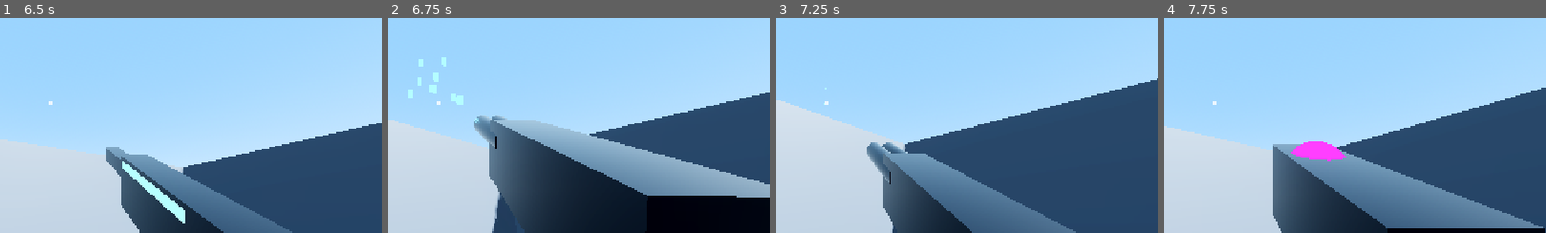
Above: before the commit, frames 1-4 (left to right).
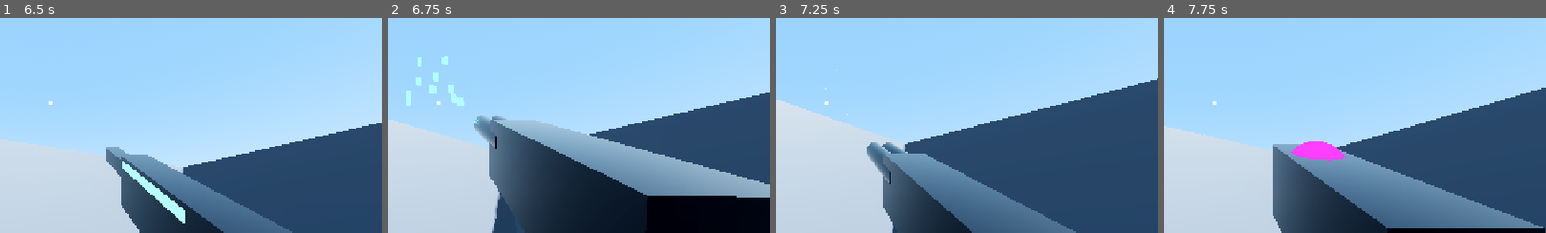
Above: after the commit, the same moments.

Repository: YuriSekaii/CyberHorde-FPS-Roguelike
Game: Godot game, scene res://scenes/main.tscn
The game is run twice, just before and just after one commit, with the same random seed, the same clock (stepped at 60 frames per second) and the same inputs.
Inputs (mouse positions are % of the whole screen's width and height, from its top left):
- Up to frame 1 (6.5 s): click "🎮 SINGLE PLAYER (SOLO)" at 0.5 s; click "DEPLOY MEDIC (1)" at 1.25 s; tap Enter at 2 s; move the mouse to (55, 50) at 2.02 s; hold Right mouse button (aim) 2.03-2.78 s; hold W (move_forward) from 2.03 s (still down); click (55, 50) at 2.17 s; tap Space (jump) at 2.27, 2.57, 3.02, 3.32, 4.52, 4.82, 5.27, 5.57, 6.02, 6.32 s; move the mouse to (45, 50) at 2.77 s; tap E (interact) at 2.85 s; move the mouse to (52, 48) at 3.52 s; press the mouse at (52, 48) at 3.53 s; move the mouse to (49, 52) at 4.27 s; release the mouse at (49, 52) at 4.28 s; tap Shift (sprint) at 4.35 s; click (49, 52) at 4.42 s; move the mouse to (57, 51) at 5.02 s; hold F8 (toggle_dmg_numbers) 5.03-5.78 s; tap R (reload) at 5.65 s; move the mouse to (42, 49) at 5.77 s; tap 1 (weapon_1) at 5.85 s
- Up to frame 2 (6.75 s): keep holding W (move_forward); move the mouse to (51, 50) at 6.52 s; hold 2 (weapon_2) from 6.53 s (still down); click (51, 50) at 6.67 s
- Up to frame 3 (7.25 s): keep holding W (move_forward); keep holding 2 (weapon_2)
- Up to frame 4 (7.75 s): move the mouse to (46, 48) at 7.27 s; release W (move_forward) at 7.28 s; release 2 (weapon_2) at 7.28 s; hold D (move_right) from 7.28 s (still down); tap 3 (weapon_3) at 7.35 s; tap Space (jump) at 7.52 s
The pictures show only the part of the screen within x 43-93%, y 30-80%; the shares and areas given below are measured in that part.

Frame 1 is identical in both runs. In frame 2, 0.3% of the frame differs, in the area x 4-24%, y 17-50%; in frame 3, less than 0.1%; in frame 4, less than 0.1%.

Commit message:
balance: Scatter Cannon 16 dmg x 12 pellets, +5% spread
Co-Authored-By: Claude Opus 5.5 <noreply@anthropic.com>

Diff:
--- a/scripts/player/player.gd
+++ b/scripts/player/player.gd
@@ -286,15 +286,15 @@
 	var shotgun = Weapon.new()
 	shotgun.name = "Scatter Cannon"
 	shotgun.fire_rate = 0.65
-	shotgun.damage = 18.0
+	shotgun.damage = 16.0
 	shotgun.base_max_ammo = 8
 	shotgun.max_ammo = 8
 	shotgun.current_ammo = 8
 	shotgun.base_reload_time = 1.6
 	shotgun.reload_time = 1.6
 	shotgun.is_auto = false
-	shotgun.pellets = 10
-	shotgun.spread = 0.103125
+	shotgun.pellets = 12
+	shotgun.spread = 0.10828125
 	shotgun.is_explosive = false
 	shotgun.sound_name = "shoot_shotgun"
 	shotgun.base_crit_chance = 0.05
Not shown, changed: README.md
